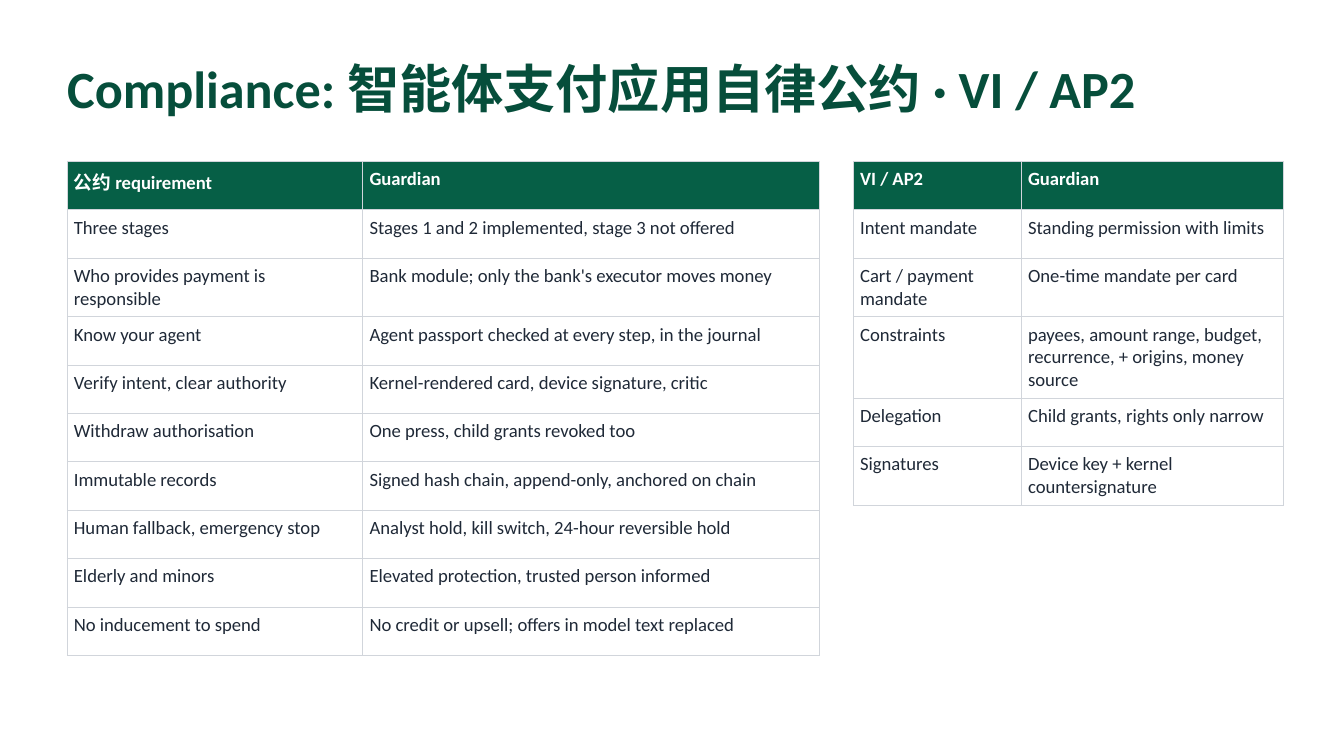
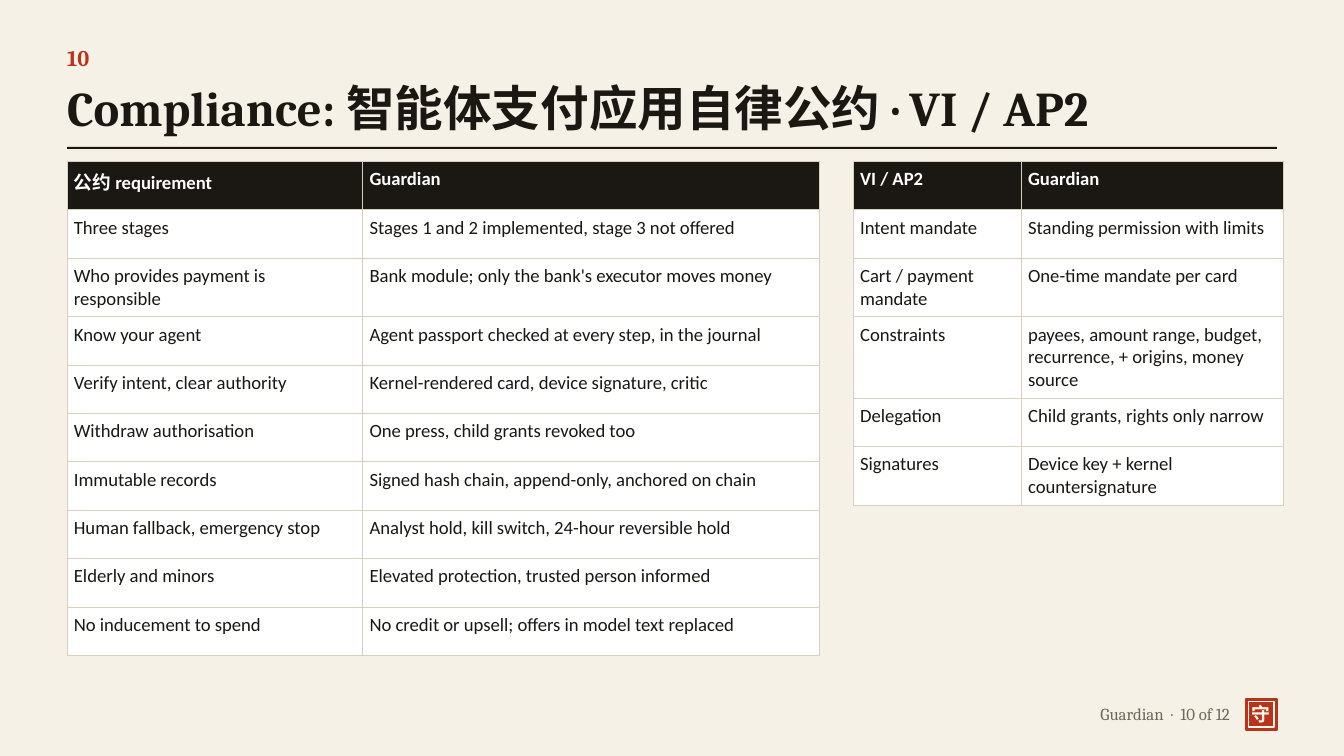
Before and after one commit to yourfavoriteself/ShenzhenFinTechathonTopicA, a slide deck: slide 10 of docs/presentation.pptx. Drawn at 1344x756 pixels with LibreOffice and Linux fonts; fonts in the diff are those of the drawing. Boxes give left, top, right and bottom in pixels: in the first picture for what was removed or moved away, otherwise in the second. Text is boxed around its words. In the diff, an @@ line names an element or a change of style, - is before the commit and + after.

Commit message:
Slides: new theme with numbered sections and ledger style figures

```diff
--- a/docs/presentation.pptx
+++ b/docs/presentation.pptx
@@ background #FFFFFF to #F6F1E7 @@
@@ text added at (67, 51, 89, 66), 12 pt, text #B8321C, bold @@
+10
@@ text "Compliance: 智能体支付应用自律公约 · VI / ...": place and size @@
-text "Compliance: 智能体支付应用自律公约 · VI / ..." at (67, 63, 1135, 117)
+text "Compliance: 智能体支付应用自律公约 · VI / ..." at (67, 84, 1088, 136)
@@ text "Compliance: 智能体支付应用自律公约 · VI / ..." at (67, 84, 1088, 136): size 28 to 26 pt, font Calibri to Cambria, text colour #064E3B to #1B1712 @@
@@ line added from (67, 148) to (1277, 148), #1B1712 1 pt @@
@@ table at (67, 161, 820, 638) @@
@@ fill #065F46 to #1B1712 in row 1 @@
@@ fill none to #FFFFFF in 18 cells @@
@@ text colour #1F2937 to #1B1712 @@
@@ borders changed @@
@@ table at (853, 161, 1284, 500) @@
@@ fill #065F46 to #1B1712 in row 1 @@
@@ fill none to #FFFFFF in 10 cells @@
@@ text colour #1F2937 to #1B1712 @@
@@ borders changed @@
@@ text added at (1100, 708, 1230, 720), 9 pt, text #6F675B @@
+Guardian · 10 of 12
@@ rectangle added at (1246, 699, 1277, 730), fill #B8321C, outline #B8321C 1 pt @@
@@ rectangle added at (1249, 702, 1274, 727), outline #FFF8EE 0.75 pt @@
@@ text added at (1252, 705, 1271, 727), 10.1 pt, text #FFF8EE, bold @@
+守
```
Also in this commit, not shown: 10 other slides changed, 1 slide added, 1 slide removed, 2 other files.
